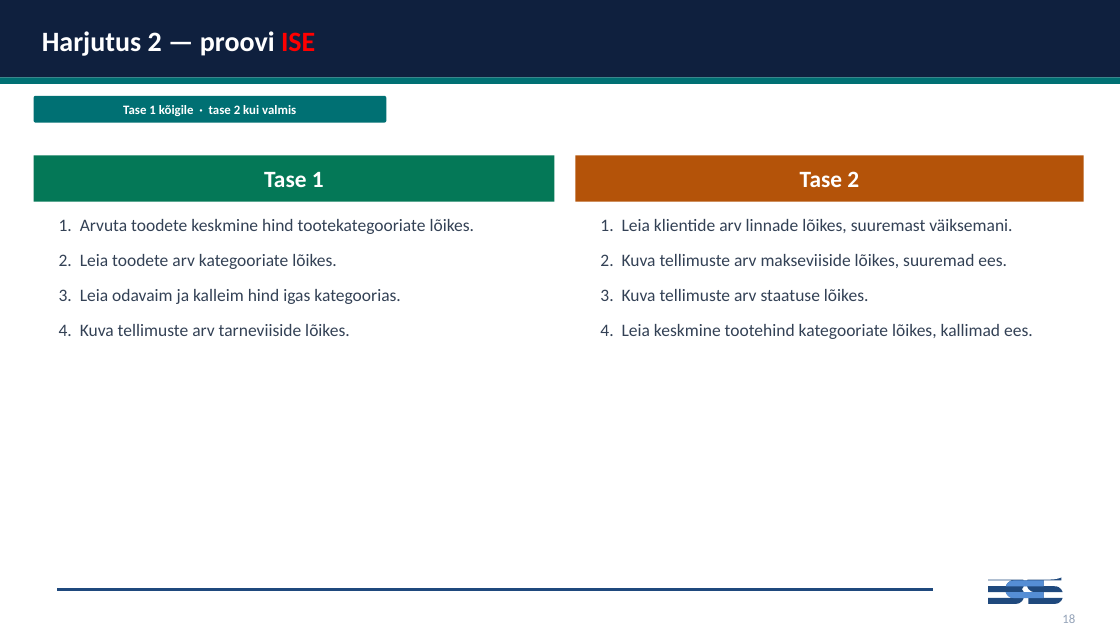
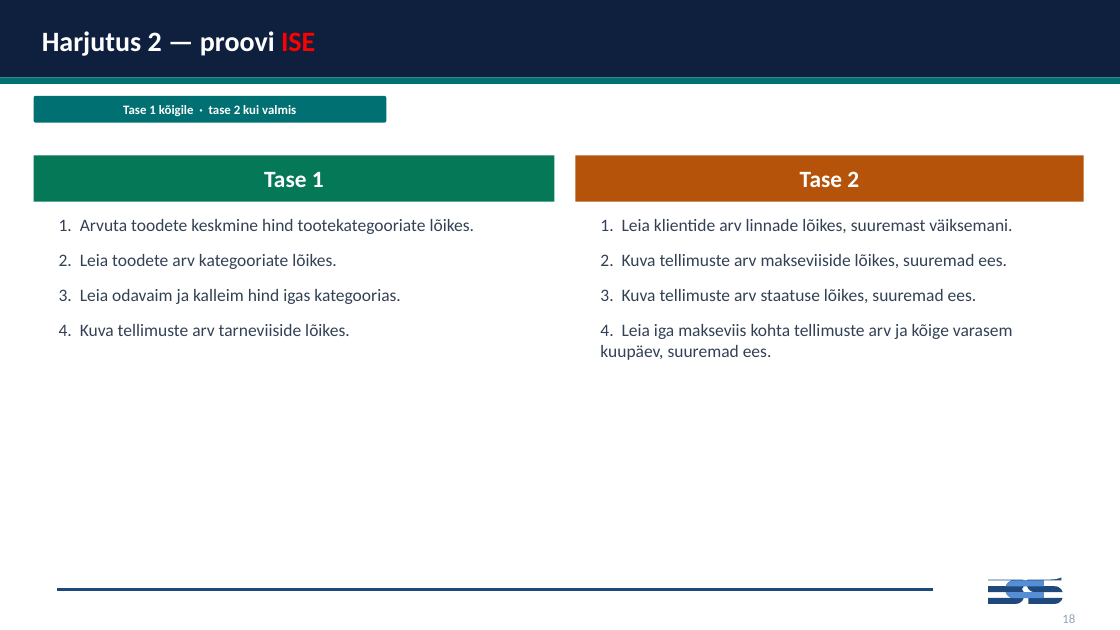
Before and after one commit to emilieabel/andmetarkus, a slide deck: slide 16 of Materjalid/Day7 SQL/7-paev-andmetarkus-esitlus.pptx (slide 17 before the commit). Drawn at 1120x630 pixels with LibreOffice and Linux fonts; fonts in the diff are those of the drawing. Boxes give left, top, right and bottom in pixels: in the first picture for what was removed or moved away, otherwise in the second. Text is boxed around its words. In the diff, an @@ line names an element or a change of style, - is before the commit and + after.

```diff
--- a/Materjalid/Day7 SQL/7-paev-andmetarkus-esitlus.pptx
+++ b/Materjalid/Day7 SQL/7-paev-andmetarkus-esitlus.pptx
@@ text at <box>600,289,1013,360</box>: text changed @@
-3. Kuva tellimuste arv staatuse lõikes.
-4. Leia keskmine tootehind kategooriate lõikes, kallimad ees.
+3. Kuva tellimuste arv staatuse lõikes, suuremad ees.
+4. Leia iga makseviis kohta tellimuste arv ja kõige varasem kuupäev, suuremad ees.
```
Also in this commit, not shown: 21 other slides changed, 2 slides removed, 2 other files.
